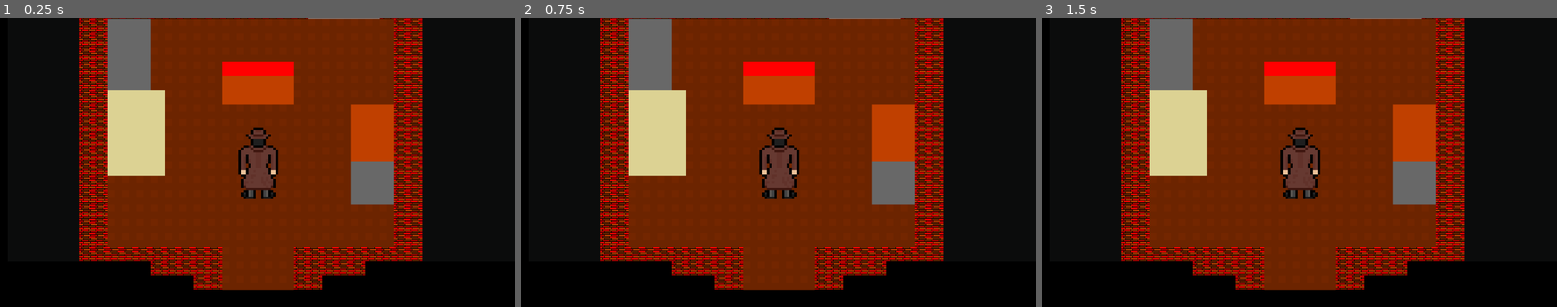
Above: before the commit, frames 1-3 (left to right).
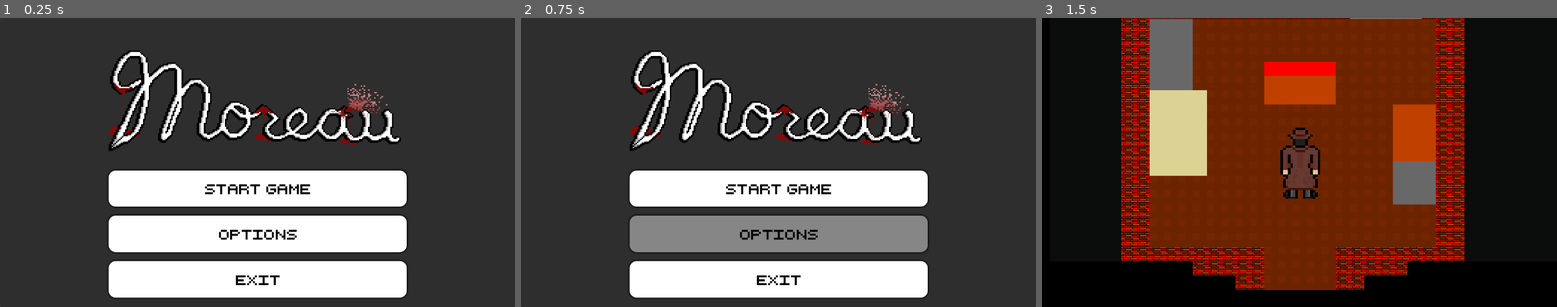
Above: after the commit, the same moments.

Repository: HuskyGameDev/2024f-team12
Game: Godot game, scene res://Scenes/main_menu.tscn
Same seed, same stepped clock (60 frames per second), same inputs: the game is played once before the commit and once after it. Before the commit the project starts from res://Scenes/Levels/LevelOne/LevelOne.tscn.
Inputs (mouse positions are in pixels of both pictures, inside the frame that each line leads up to):
- Up to frame 1 (0.25 s): no input
- Up to frame 2 (0.75 s): click (778, 234) at 0.5 s, where only the run after the commit has a clickable "Options"
- Up to frame 3 (1.5 s): click (1299, 188) at 1.25 s, where only the run after the commit has a clickable "Start Game"

The runs differ from the first frame. In frame 1, 100% of the frame differs, in the area x 0-100%, y 0-100%; in frame 2, 100%; in frame 3, nothing differs.

Commit message:
Main Menu
This is the implementation for the main menu without options enabled.

Diff:
--- /dev/null
+++ b/Scenes/main_menu.gd
@@ -0,0 +1,23 @@
+extends Control
+
+
+# Called when the node enters the scene tree for the first time.
+func _ready() -> void:
+	pass # Replace with function body.
+
+
+# Called every frame. 'delta' is the elapsed time since the previous frame.
+func _process(delta: float) -> void:
+	pass
+
+
+func _on_start_pressed():
+	get_tree().change_scene_to_file("res://Scenes/Levels/LevelOne/LevelOne.tscn")
+
+
+func _on_options_pressed() -> void:
+	pass # Replace with function body.
+
+
+func _on_exit_pressed():
+	get_tree().quit()
--- /dev/null
+++ b/Scenes/main_menu.tscn
@@ -0,0 +1,116 @@
+[gd_scene load_steps=8 format=3 uid="uid://dr72wmvgmhfml"]
+
+[ext_resource type="Script" path="res://Scenes/main_menu.gd" id="1_yafju"]
+[ext_resource type="Texture2D" uid="uid://b5s04ty6cskne" path="res://Aseprite-Art/Moreau-Title.png" id="2_01y3n"]
+[ext_resource type="FontFile" uid="uid://dy6r7dnk3ocmw" path="res://Fonts/retro_computer_personal_use.ttf" id="3_6fxy7"]
+
+[sub_resource type="StyleBoxEmpty" id="StyleBoxEmpty_ec74g"]
+
+[sub_resource type="StyleBoxFlat" id="StyleBoxFlat_6e13o"]
+bg_color = Color(0.525101, 0.525101, 0.525101, 1)
+corner_radius_top_left = 16
+corner_radius_top_right = 16
+corner_radius_bottom_right = 16
+corner_radius_bottom_left = 16
+shadow_size = 5
+
+[sub_resource type="StyleBoxFlat" id="StyleBoxFlat_5gusu"]
+bg_color = Color(0.359069, 0.359069, 0.359069, 1)
+corner_radius_top_left = 16
+corner_radius_top_right = 16
+corner_radius_bottom_right = 16
+corner_radius_bottom_left = 16
+shadow_size = 5
+
+[sub_resource type="StyleBoxFlat" id="StyleBoxFlat_b4vkf"]
+bg_color = Color(1, 1, 1, 1)
+corner_radius_top_left = 16
+corner_radius_top_right = 16
+corner_radius_bottom_right = 16
+corner_radius_bottom_left = 16
+shadow_size = 5
+
+[node name="MainMenu" type="Control"]
+layout_mode = 3
+anchors_preset = 15
+anchor_right = 1.0
+anchor_bottom = 1.0
+grow_horizontal = 2
+grow_vertical = 2
+script = ExtResource("1_yafju")
+
+[node name="Panel" type="Panel" parent="."]
+layout_mode = 1
+anchors_preset = 15
+anchor_right = 1.0
+anchor_bottom = 1.0
+grow_horizontal = 2
+grow_vertical = 2
+
+[node name="VBoxContainer" type="VBoxContainer" parent="."]
+layout_mode = 1
+anchors_preset = 8
+anchor_left = 0.5
+anchor_top = 0.5
+anchor_right = 0.5
+anchor_bottom = 0.5
+offset_left = -333.5
+offset_top = -302.5
+offset_right = 333.5
+offset_bottom = 302.5
+grow_horizontal = 2
+grow_vertical = 2
+theme_override_constants/separation = 20
+
+[node name="TextureRect" type="TextureRect" parent="VBoxContainer"]
+layout_mode = 2
+texture = ExtResource("2_01y3n")
+
+[node name="Button" type="Button" parent="VBoxContainer"]
+layout_mode = 2
+size_flags_vertical = 3
+theme_override_colors/font_hover_color = Color(0, 0, 0, 1)
+theme_override_colors/font_pressed_color = Color(0, 0, 0, 1)
+theme_override_colors/font_focus_color = Color(0, 0, 0, 1)
+theme_override_colors/font_color = Color(0, 0, 0, 1)
+theme_override_fonts/font = ExtResource("3_6fxy7")
+theme_override_font_sizes/font_size = 30
+theme_override_styles/focus = SubResource("StyleBoxEmpty_ec74g")
+theme_override_styles/hover = SubResource("StyleBoxFlat_6e13o")
+theme_override_styles/pressed = SubResource("StyleBoxFlat_5gusu")
+theme_override_styles/normal = SubResource("StyleBoxFlat_b4vkf")
+text = "Start Game"
+
+[node name="Button2" type="Button" parent="VBoxContainer"]
+layout_mode = 2
+size_flags_vertical = 3
+theme_override_colors/font_hover_color = Color(0, 0, 0, 1)
+theme_override_colors/font_pressed_color = Color(0, 0, 0, 1)
+theme_override_colors/font_focus_color = Color(0, 0, 0, 1)
+theme_override_colors/font_color = Color(0, 0, 0, 1)
+theme_override_fonts/font = ExtResource("3_6fxy7")
+theme_override_font_sizes/font_size = 30
+theme_override_styles/focus = SubResource("StyleBoxEmpty_ec74g")
+theme_override_styles/hover = SubResource("StyleBoxFlat_6e13o")
+theme_override_styles/pressed = SubResource("StyleBoxFlat_5gusu")
+theme_override_styles/normal = SubResource("StyleBoxFlat_b4vkf")
+text = "Options"
+
+[node name="Button3" type="Button" parent="VBoxContainer"]
+layout_mode = 2
+size_flags_vertical = 3
+theme_override_colors/font_hover_color = Color(0, 0, 0, 1)
+theme_override_colors/font_pressed_color = Color(0, 0, 0, 1)
+theme_override_colors/font_focus_color = Color(0, 0, 0, 1)
+theme_override_colors/font_color = Color(0, 0, 0, 1)
+theme_override_fonts/font = ExtResource("3_6fxy7")
+theme_override_font_sizes/font_size = 30
+theme_override_styles/focus = SubResource("StyleBoxEmpty_ec74g")
+theme_override_styles/hover = SubResource("StyleBoxFlat_6e13o")
+theme_override_styles/pressed = SubResource("StyleBoxFlat_5gusu")
+theme_override_styles/normal = SubResource("StyleBoxFlat_b4vkf")
+text = "Exit"
+
+[connection signal="pressed" from="VBoxContainer/Button" to="." method="_on_start_pressed"]
+[connection signal="pressed" from="VBoxContainer/Button2" to="." method="_on_options_pressed"]
+[connection signal="pressed" from="VBoxContainer/Button3" to="." method="_on_exit_pressed"]
--- a/project.godot
+++ b/project.godot
@@ -11,7 +11,7 @@
 [application]
 
 config/name="Moreau"
-run/main_scene="res://Scenes/Levels/LevelOne/LevelOne.tscn"
+run/main_scene="res://Scenes/main_menu.tscn"
 config/features=PackedStringArray("4.3", "Forward Plus")
 
 [autoload]
